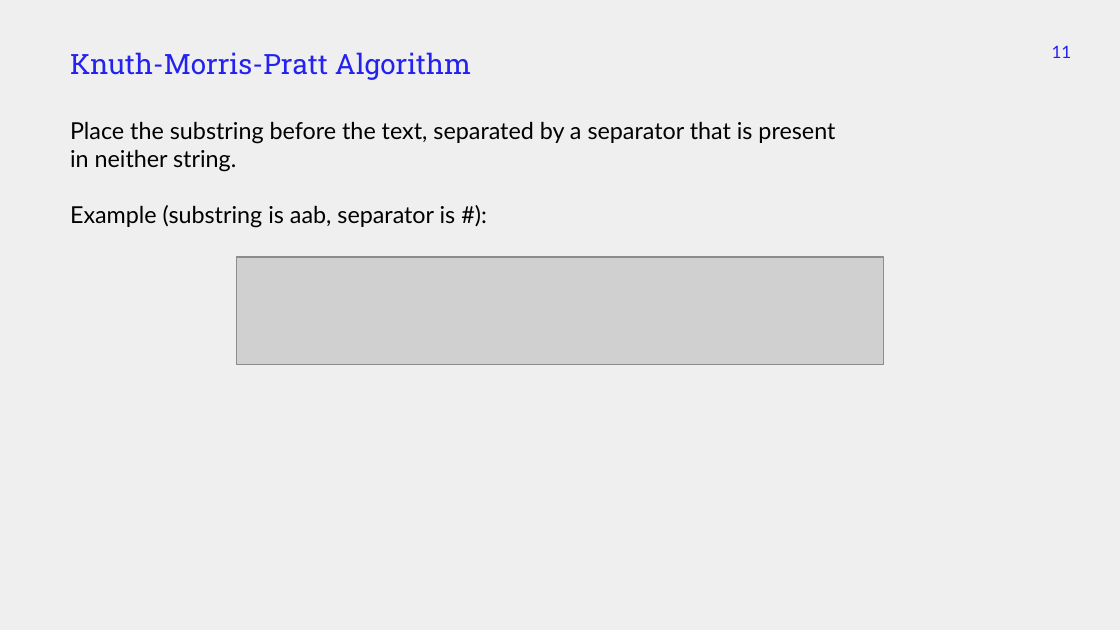
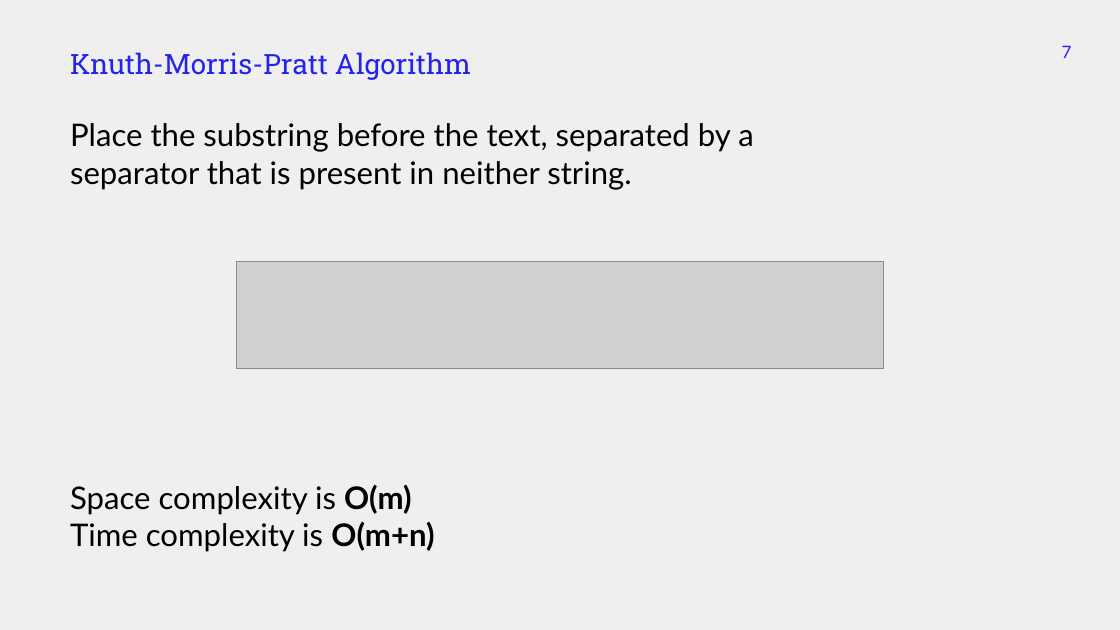
Before and after one commit to markfloryan/advalgo_projects, a slide deck: slide 7 of projects/12-KnuthMorrisPratt/slides/presentation_KMP.pptx (slide 11 before the commit). Drawn at 1120x630 pixels with LibreOffice and Linux fonts; fonts in the diff are those of the drawing; grey boxes stand for pictures. Boxes give left, top, right and bottom in pixels: in the first picture for what was removed or moved away, otherwise in the second. Text is boxed around its words. In the diff, an @@ line names an element or a change of style, - is before the commit and + after.

```diff
--- a/projects/12-KnuthMorrisPratt/slides/presentation_KMP.pptx
+++ b/projects/12-KnuthMorrisPratt/slides/presentation_KMP.pptx
@@ page number at bbox=[1062, 45, 1072, 58]: text changed @@
-11
+7
@@ title "Place the substring before the ..." at bbox=[70, 123, 753, 189]: size 15 to 20 pt @@
@@ title at bbox=[70, 205, 456, 228]: paragraph removed @@
-Example (substring is aab, separator is #):
@@ title added at bbox=[70, 484, 434, 552], 20 pt, text #000000 @@
+Space complexity is O(m)
+Time complexity is O(m+n)
```
Also in this commit, not shown: 4 other slides changed, 6 slides removed, 1 other file.
